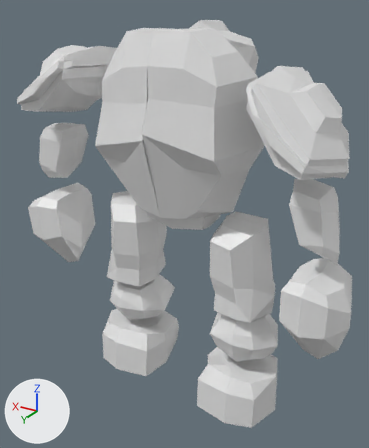
A saved change to the FBX model Assets/Raw/Golem_fbx.fbx.
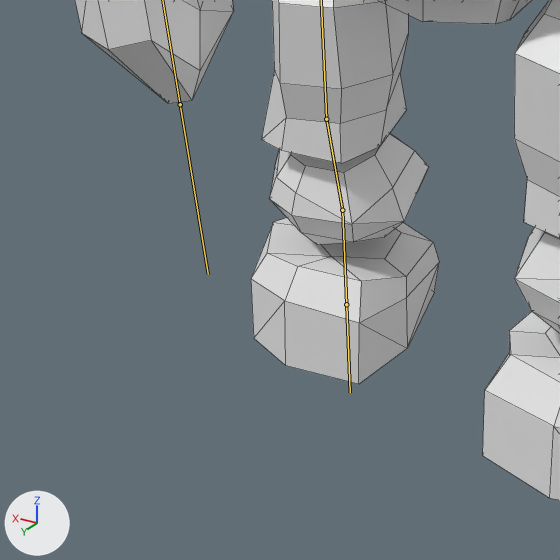
Each version appears first whole from a 50 mm lens placed at (-3.58, 5.85, 5.56), pointed at (0.04, -0.18, 2.55), and next in a close-up on the part from 0% to 62% of the width and 49% to 100% of the height. The axes (+X, +Y, +Z) are drawn at lower left. The lights are the same throughout. Both versions are drawn at frame 1 of the action 'Armature|attack_1'; the numbers are the values there. The bones that bend it are drawn over the model as lines in the close-ups. The close-ups show mesh edges as thin lines.
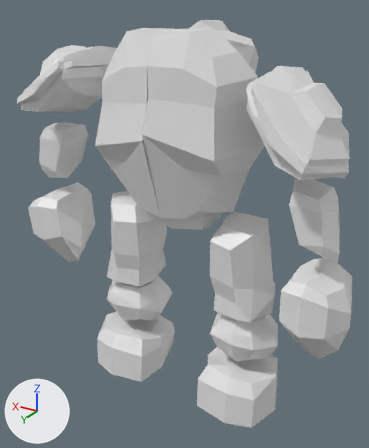
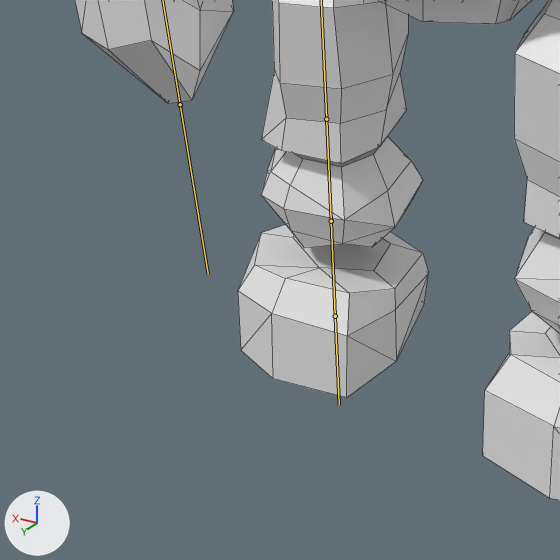
What differs and where, as boxes [x1, y1, x2, y2] in the close-ups (560 x 560 px):
'Cube', posed: [75, 0, 560, 500] in both
bone 'Bone.012', root to tip: before (326, 119) to (342, 210); after (326, 119) to (331, 221)
bone 'Bone.013', root to tip: before (342, 210) to (346, 304); after (331, 221) to (335, 316)

The change in detail:
Bone 'Bone.012' (bone_bone_012) turns from (-10, 0, 0) to (0, 0, 0) degrees about its own x, y and z.
Bone 'Bone.013' (bone_bone_013) turns from (0, 0, 10) to (0, 0, 0) degrees about its own x, y and z.
